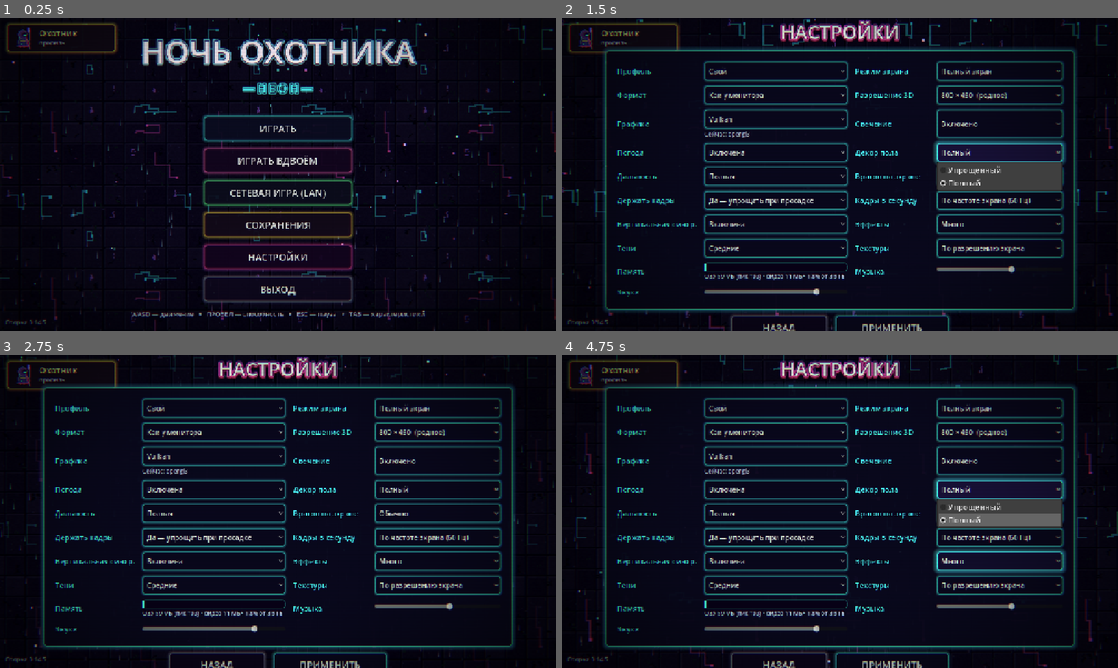
Above: before the commit, frames 1-4 (two rows, left to right).
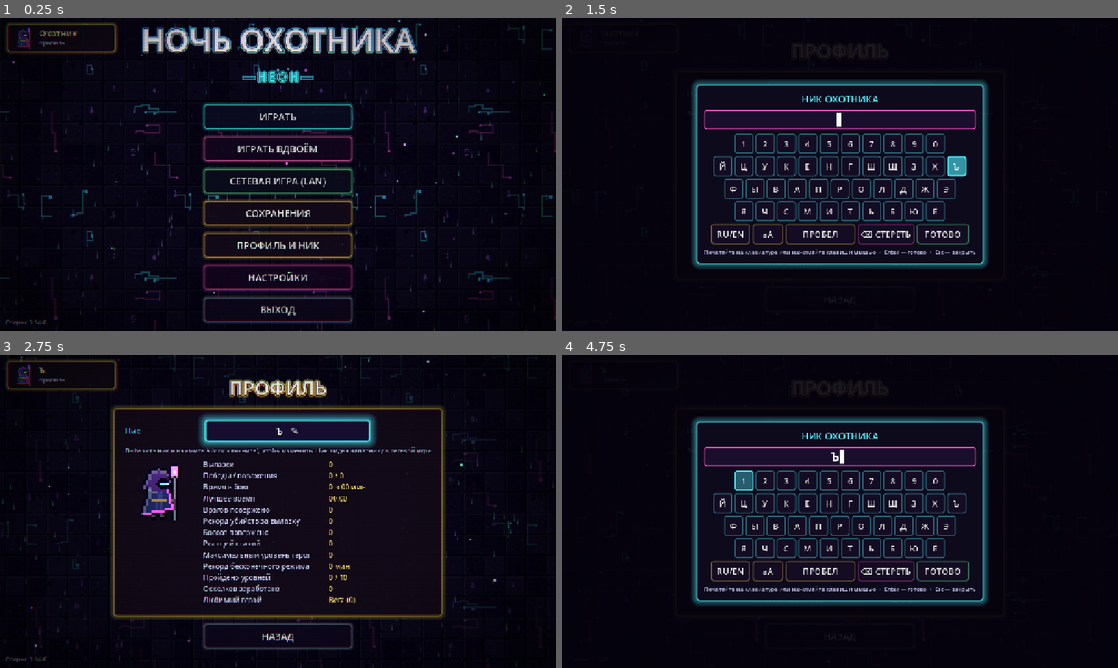
Above: after the commit, the same moments.

Repository: Asoma00/nighthunterneon
Game: Godot game, scene res://menu.tscn
The game is run twice, just before and just after one commit, with the same random seed, the same clock (stepped at 60 frames per second) and the same inputs.
Inputs (mouse positions are in pixels of both pictures, inside the frame that each line leads up to):
- Up to frame 1 (0.25 s): no input
- Up to frame 2 (1.5 s): click (840, 246) at 0.5 s, where only the run after the commit has a clickable "ПРОФИЛЬ И НИК"; tap Enter (ui_accept) at 1.25 s; move the mouse to (962, 158) at 1.27 s; hold D (move_right) from 1.28 s (still down); tap Space (ability) at 1.35 s; click (962, 158) at 1.42 s
- Up to frame 3 (2.75 s): tap Enter (ui_accept) at 1.52 s; release D (move_right) at 2 s; drag from (166, 527) to (250, 574) at 2.02 s
- Up to frame 4 (4.75 s): move the mouse to (895, 442) at 2.77 s; hold D (move_right) 2.78-3.5 s; tap Shift at 2.85 s; drag from (812, 574) to (673, 464) at 3.52 s; move the mouse to (1006, 558) at 4.27 s; hold A (move_left) from 4.28 s (still down); tap Ctrl at 4.35 s; tap Enter (ui_accept) at 4.52 s

The runs differ from the first frame. In frame 1, 14% of the frame differs, in the area x 7-77%, y 2-98%; in frame 2, 26%; in frame 3, 24%; in frame 4, 27%, in the area x 0-100%, y 0-100%.

Commit message:
0.14.6: «Профиль и ник» в главном меню, ник — кнопкой с экранной клавиатурой (полностью с геймпада)
Co-Authored-By: Claude Opus 5.5 <noreply@anthropic.com>
Claude-Session: https://claude.ai/code/session_01TS1d67UTN3r9TMcgx8fjLa

Diff:
--- a/project.godot
+++ b/project.godot
@@ -11,7 +11,7 @@
 [application]
 
 config/name="Ночь охотника: Неон"
-config/version="0.14.5"
+config/version="0.14.6"
 run/main_scene="res://menu.tscn"
 config/features=PackedStringArray("4.7", "Forward Plus")
 config/icon="res://icon.svg"
--- a/scripts/build.gd
+++ b/scripts/build.gd
@@ -2,5 +2,5 @@
 ## Номер сборки. Версия — «0.14.N»: третье число растёт с каждым обновлением.
 ## BUILD = средний номер × 1000 + третье число (0.14.1 → 14001) — по нему игра
 ## понимает, что вышло обновление (он же — код версии Android).
-const BUILD := 14005
-const VERSION := "0.14.5"
+const BUILD := 14006
+const VERSION := "0.14.6"
--- a/scripts/menu.gd
+++ b/scripts/menu.gd
@@ -365,6 +365,13 @@
 		Sound.play("click")
 		_show("saves"))
 	v.add_child(saves)
+	# ПК / Steam Deck / геймпад: профиль и ник — обычной кнопкой (значок в углу геймпадом не выбрать)
+	if not Settings.is_mobile():
+		var prof := _button("ПРОФИЛЬ И НИК", Color(1.0, 0.8, 0.3))
+		prof.pressed.connect(func():
+			Sound.play("click")
+			_show("profile"))
+		v.add_child(prof)
 	var settings := _button("НАСТРОЙКИ", MAGENTA)
 	settings.pressed.connect(func():
 		Sound.play("click")
@@ -664,6 +671,7 @@
 # ---------- Профиль игрока: ник и статистика ----------
 
 var _nick_edit: LineEdit
+var _nick_btn: Button
 var _stats_grid: GridContainer
 var _prof_hero: Control
 
@@ -697,10 +705,22 @@
 		Meta.save()
 		_refresh_badge())
 	nick_row.add_child(_nick_edit)
-	_vk_field(_nick_edit, "НИК ОХОТНИКА", "", func(t: String):
-		_nick_edit.text = t
-		_nick_edit.text_changed.emit(t))
-	var hint := _label("Ник виден напарнику над героем в сетевой игре", 14, Color(0.7, 0.7, 0.85))
+	if not Settings.is_mobile():
+		# Вместо поля ввода — кнопка: геймпад сразу на ней, A открывает экранную клавиатуру
+		_nick_edit.visible = false
+		_nick_btn = _button("", CYAN, 380)
+		_nick_btn.custom_minimum_size.y = 50
+		_nick_btn.pressed.connect(func():
+			Sound.play("click")
+			var start := Meta.nickname if Meta.nickname != "Охотник" else ""
+			var vk = preload("res://scripts/vkeyboard.gd").open(self, "НИК ОХОТНИКА", start, 16)
+			vk.done.connect(func(t: String):
+				_nick_edit.text = t
+				_nick_edit.text_changed.emit(t)
+				_nick_btn.text = "%s   ✎" % Meta.nickname)
+			vk.tree_exited.connect(func(): if is_instance_valid(_nick_btn): _nick_btn.grab_focus()))
+		nick_row.add_child(_nick_btn)
+	var hint := _label("Ник виден напарнику над героем в сетевой игре" if Settings.is_mobile() else "Выберите ник и нажмите A (или кликните), чтобы изменить. Ник виден напарнику в сетевой игре", 14, Color(0.7, 0.7, 0.85))
 	box.add_child(hint)
 	var row := HBoxContainer.new()
 	row.add_theme_constant_override("separation", 30)
@@ -773,6 +793,9 @@
 func _fill_profile() -> void:
 	Meta.ensure_loaded()
 	_nick_edit.text = Meta.nickname
+	if _nick_btn:
+		_nick_btn.text = "%s   ✎" % Meta.nickname
+		_nick_btn.grab_focus.call_deferred()
 	for c in _stats_grid.get_children():
 		c.queue_free()
 	for c in _prof_hero.get_children():
